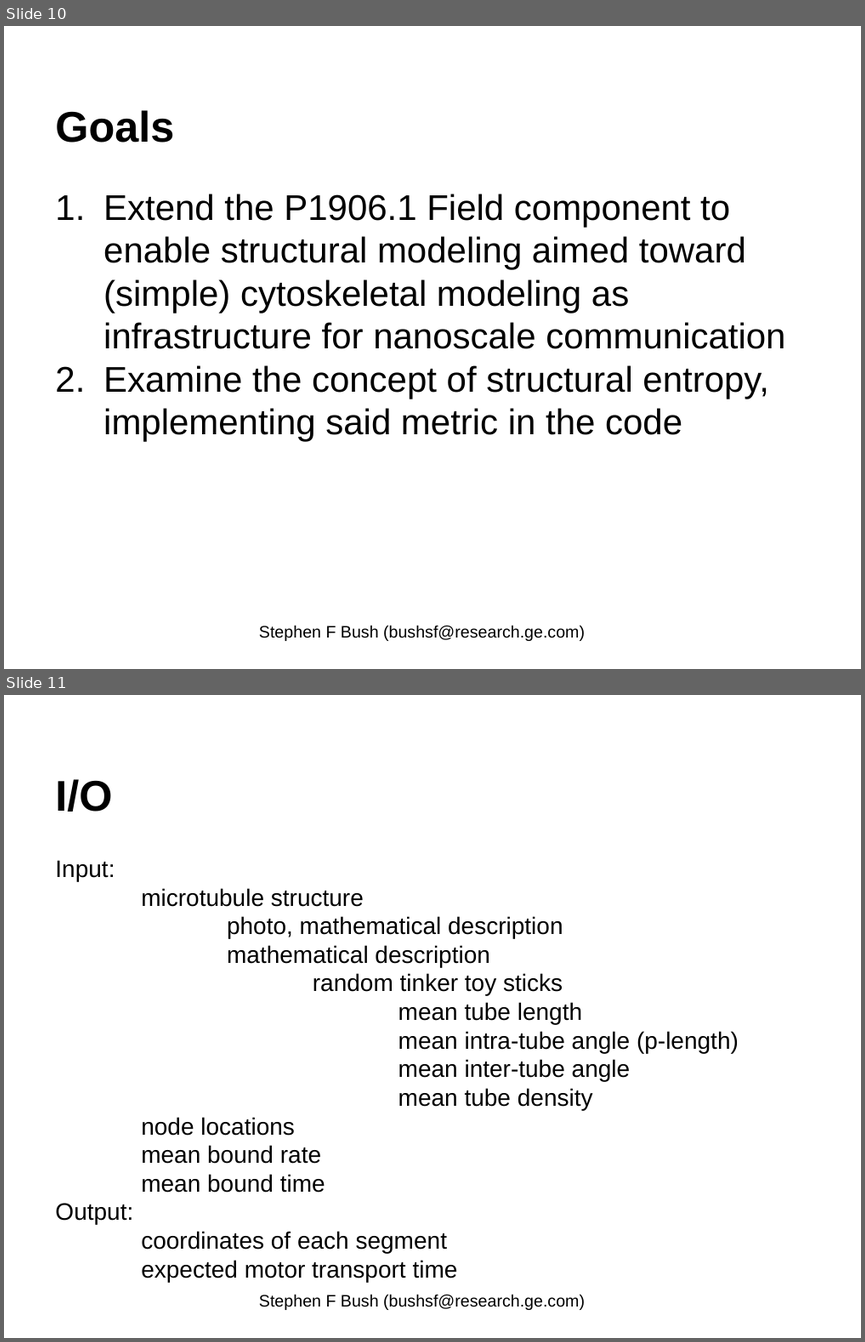
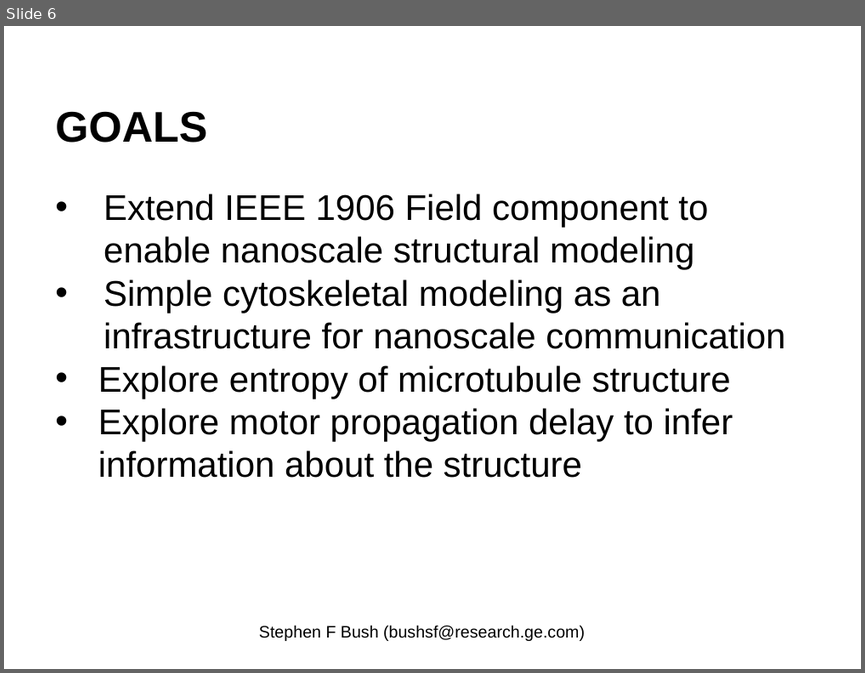
Before and after one commit to EnzoRong1013/ieee-p1906-1-reference-code, a slide deck: trunk/docs/p1906-1-Field-Component-Update.pptx. Shown one above the other, each under a label of ours: slides 10 and 11 before the commit, slide 6 after it. The pictures are 865x1342 and 865x673 pixels, drawn with LibreOffice and Linux fonts; fonts in the diff are those of the drawing. Boxes give left, top, right and bottom in pixels: in the first picture for what was removed or moved away, otherwise in the second. Text is boxed around its words. In the diff, an @@ line names an element or a change of style, - is before the commit and + after.

```diff
--- a/trunk/docs/p1906-1-Field-Component-Update.pptx
+++ b/trunk/docs/p1906-1-Field-Component-Update.pptx
@@ slide 11 removed at bbox=[4, 695, 861, 1338], background #FFFFFF @@
@@ title removed at bbox=[55, 779, 112, 811] @@
-I/O
@@ text removed at bbox=[55, 860, 738, 1281] @@
-Input:
-microtubule structure
-photo, mathematical description
-mathematical description
-random tinker toy sticks
-mean tube length
-mean intra-tube angle (p-length)
-mean inter-tube angle
-mean tube density
-node locations
-mean bound rate
-mean bound time
-Output:
-coordinates of each segment
-expected motor transport time
@@ text removed at bbox=[259, 1293, 585, 1310] @@
-Stephen F Bush (bushsf@research.ge.com)
@@ what was slide 10 is now slide 6 @@
@@ slide 6 changed as well @@
@@ title at bbox=[55, 111, 207, 142]: text changed @@
-Goals
+GOALS
@@ text at bbox=[98, 193, 785, 477]: text changed @@
-1. Extend the P1906.1 Field component to enable structural modeling aimed toward (simple) cytoskeletal modeling as infrastructure for nanoscale communication
-2. Examine the concept of structural entropy, implementing said metric in the code
+• Extend IEEE 1906 Field component to enable nanoscale structural modeling
+• Simple cytoskeletal modeling as an infrastructure for nanoscale communication
+• Explore entropy of microtubule structure
+• Explore motor propagation delay to infer information about the structure
```
Also in this commit, not shown: 14 other slides changed, 4 slides added, 3 other slides removed.
